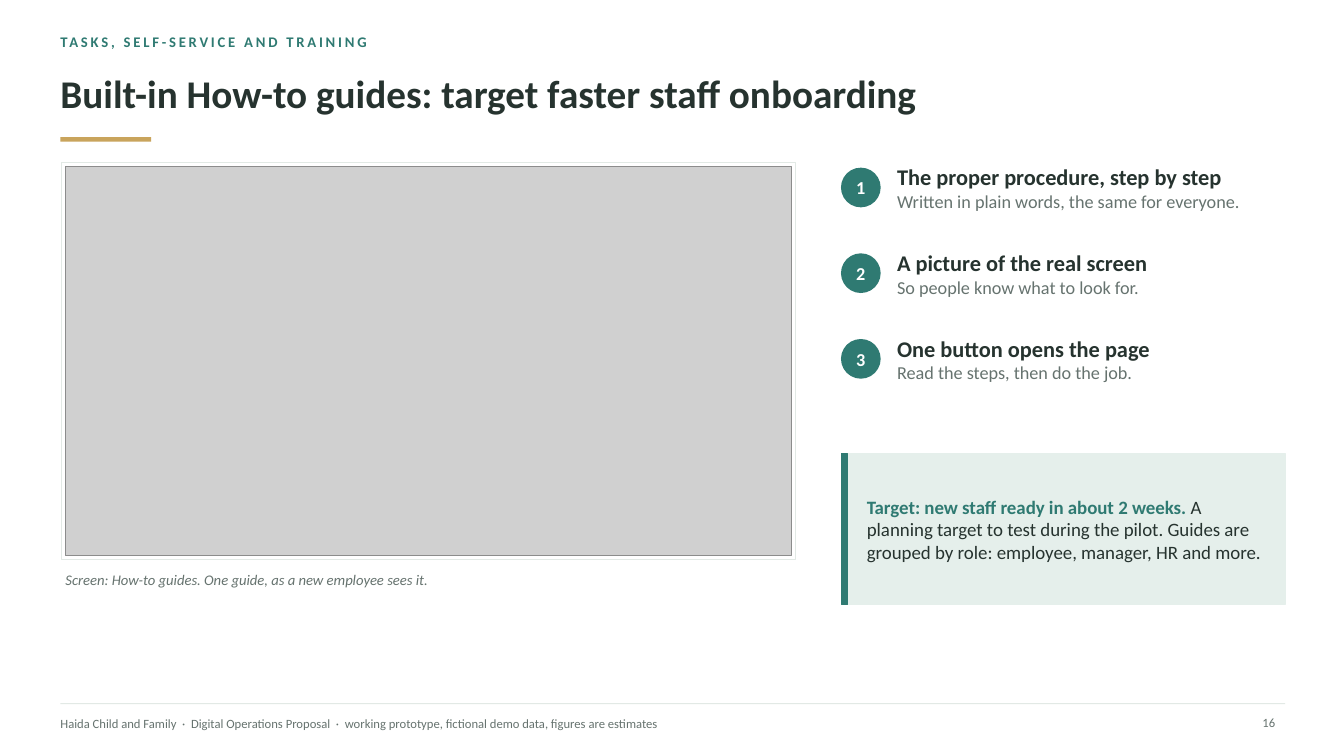
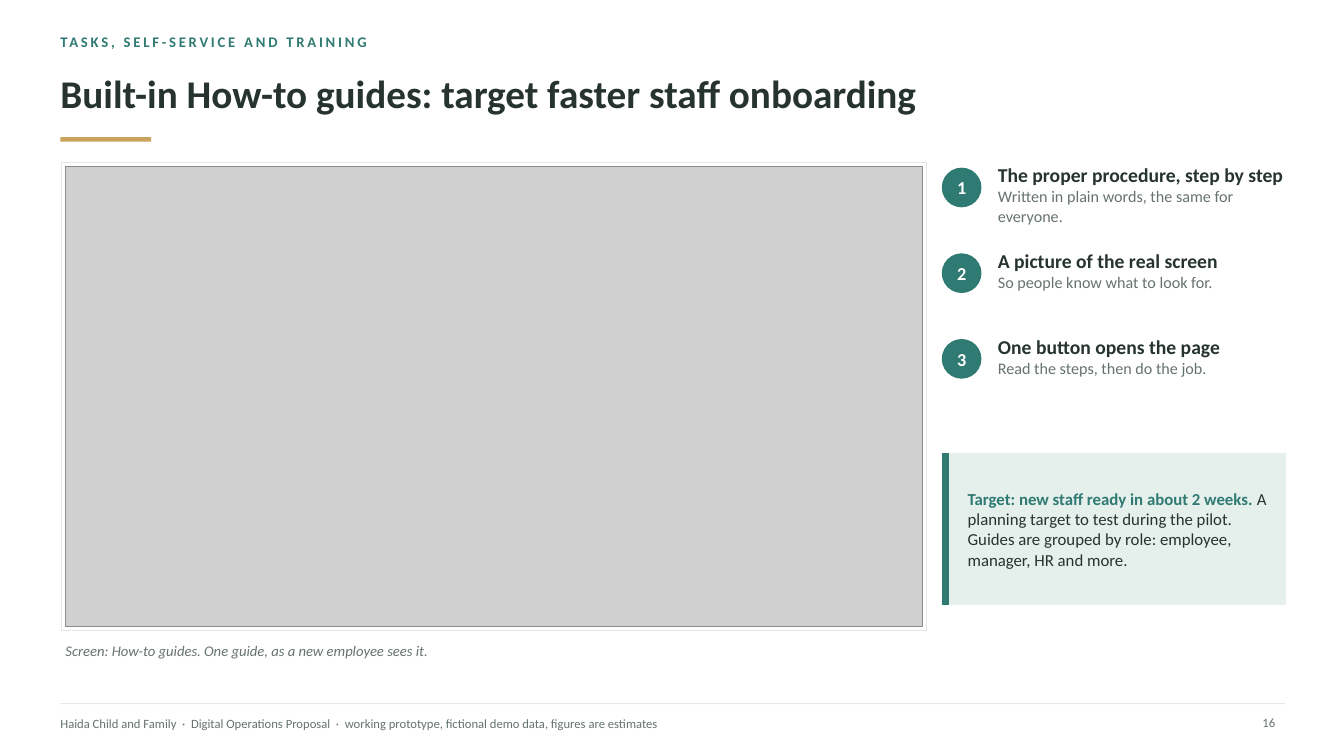
Before and after one commit to AndalibOlee/Portfolio, a slide deck: slide 16 of demo-platform/docs/Haida_Child_and_Family_Executive_Digital_Operations_Proposal.pptx. Drawn at 1344x756 pixels with LibreOffice and Linux fonts; fonts in the diff are those of the drawing; grey boxes stand for pictures. Boxes give left, top, right and bottom in pixels: in the first picture for what was removed or moved away, otherwise in the second. Text is boxed around its words. In the diff, an @@ line names an element or a change of style, - is before the commit and + after.

```diff
--- a/demo-platform/docs/Haida_Child_and_Family_Executive_Digital_Operations_Proposal.pptx
+++ b/demo-platform/docs/Haida_Child_and_Family_Executive_Digital_Operations_Proposal.pptx
@@ rectangle: place and size @@
-rectangle at (62, 162, 796, 560)
+rectangle at (62, 162, 927, 630)
@@ picture: place and size @@
-picture at (66, 166, 791, 556)
+picture at (66, 166, 923, 626)
@@ text "The proper procedure, step by ...": place and size @@
-text "The proper procedure, step by ..." at (897, 169, 1239, 211)
+text "The proper procedure, step by ..." at (998, 168, 1283, 225)
@@ text "The proper procedure, step by ..." at (998, 168, 1283, 225): size 16 to 14 pt in "The proper procedure, step by step"; size 13 to 11.5 pt in "Written in plain words, the same for ..." @@
@@ text "A picture of the real ...": place and size @@
-text "A picture of the real ..." at (897, 255, 1147, 297)
+text "A picture of the real ..." at (998, 254, 1218, 291)
@@ text "A picture of the real ..." at (998, 254, 1218, 291): size 16 to 14 pt in "A picture of the real screen"; size 13 to 11.5 pt in "So people know what to look for." @@
@@ text "One button opens the page": place and size @@
-text "One button opens the page" at (897, 341, 1150, 382)
+text "One button opens the page" at (998, 340, 1220, 377)
@@ text "One button opens the page" at (998, 340, 1220, 377): size 16 to 14 pt in "One button opens the page"; size 13 to 11.5 pt in "Read the steps, then do the job." @@
@@ 3 texts, 3 ellipses, 1 rectangle: place and size @@
-3 texts, 3 ellipses, 1 rectangle at (842, 168, 880, 605)
+3 texts, 3 ellipses, 1 rectangle at (943, 168, 981, 605)
@@ rectangle: place and size @@
-rectangle at (842, 454, 1286, 605)
+rectangle at (943, 454, 1286, 605)
@@ text "Target: new staff ready in ...": place and size @@
-text "Target: new staff ready in ..." at (867, 500, 1260, 563)
+text "Target: new staff ready in ..." at (968, 493, 1267, 569)
@@ text "Target: new staff ready in ..." at (968, 493, 1267, 569): size 13.5 to 12 pt @@
@@ text "Screen: How-to guides. One guide, ...": place and size @@
-text "Screen: How-to guides. One guide, ..." at (65, 575, 428, 588)
+text "Screen: How-to guides. One guide, ..." at (65, 646, 428, 659)
```
Also in this commit, not shown: 14 other slides changed, 7 other files.
